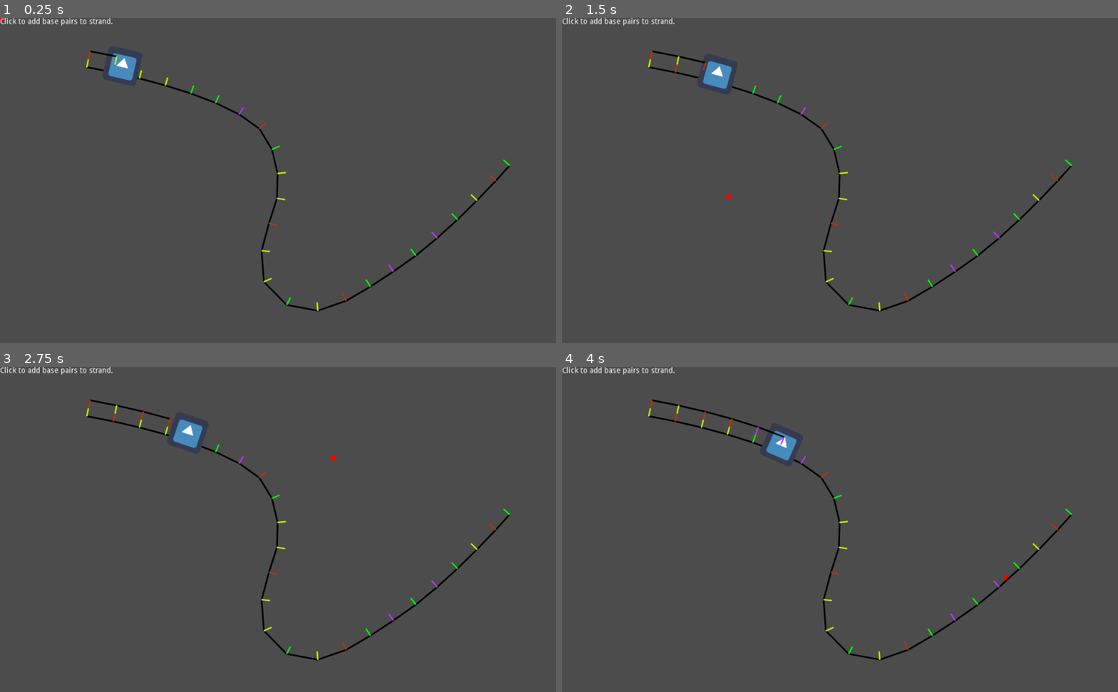
Above: before the commit, frames 1-4 (two rows, left to right).
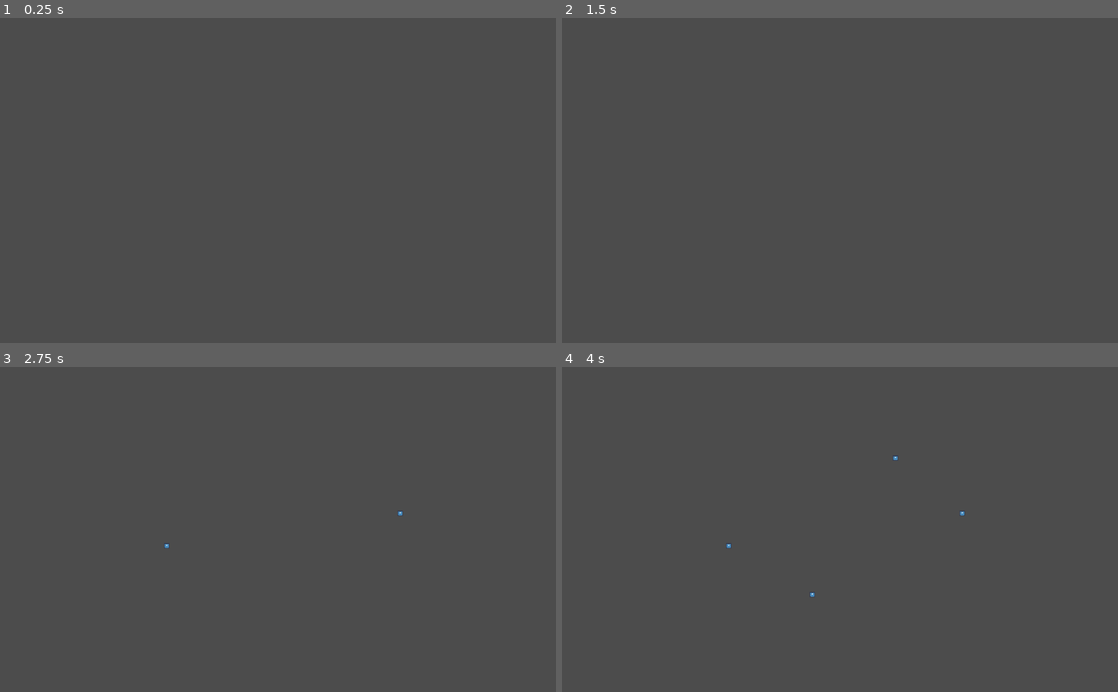
Above: after the commit, the same moments.

Repository: wormyrocks/DNAModeling
Game: Godot game, scene res://RopeTest/RopeTest.tscn
Two runs of this game, one before a commit and one after it. Both use one fixed random seed, a clock stepped at 60 frames per second and the inputs below. Before the commit the project starts from res://MainScene.tscn. The engine's default icon, where the game draws it, is replaced by a stand-in: a white triangle on a blue panel in a dark square.
Inputs (mouse positions are in pixels of both pictures, inside the frame that each line leads up to):
- Up to frame 1 (0.25 s): no input
- Up to frame 2 (1.5 s): tap Enter at 0.5, 1.25 s; move the mouse to (962, 164) at 0.52 s; click (962, 164) at 0.67 s; move the mouse to (728, 196) at 1.27 s; click (728, 196) at 1.42 s
- Up to frame 3 (2.75 s): tap Enter at 2 s; move the mouse to (333, 458) at 2.02 s; click (333, 458) at 2.17 s
- Up to frame 4 (4 s): tap Enter at 2.75, 3.5 s; move the mouse to (812, 594) at 2.77 s; click (812, 594) at 2.92 s; move the mouse to (1006, 578) at 3.52 s; click (1006, 578) at 3.67 s

The runs differ from the first frame. In frame 1, 1.4% of the frame differs, in the area x 0-92%, y 0-91%; in frame 2, 1.4%; in frame 3, 1.5%; in frame 4, 1.6%.

Commit message:
Added rope test code

Diff:
--- a/MainScene.gd
+++ b/MainScene.gd
@@ -20,8 +20,9 @@
 
 func _input(event):
 	# For debugging
-	#if event is InputEventMouseButton and event.pressed:
-	#	$Strand/StrandPath.add_point(event.position)
+	if event is InputEventMouseButton and event.pressed:
+#		$RigidBody2D.transform = event.position
+		$Strand/StrandPath.add_point(event.position)
 
 	if event is InputEventMouseMotion:
 		update()
--- a/MainScene.tscn
+++ b/MainScene.tscn
@@ -1,18 +1,44 @@
-[gd_scene load_steps=4 format=2]
+[gd_scene load_steps=5 format=2]
 
 [ext_resource path="res://ParentStrand.tscn" type="PackedScene" id=1]
 [ext_resource path="res://MainScene.gd" type="Script" id=2]
 [ext_resource path="res://DaughterStrand.tscn" type="PackedScene" id=3]
+
+[sub_resource type="RectangleShape2D" id=1]
+extents = Vector2( 98.9716, 31.3724 )
 
 [node name="MainScene" type="Node2D"]
 script = ExtResource( 2 )
 ParentStrand = ExtResource( 1 )
 DaughterStrand = ExtResource( 3 )
 
-[node name="Label" type="Label" parent="."]
-margin_right = 40.0
-margin_bottom = 14.0
-text = "Click to add base pairs to strand."
-__meta__ = {
-"_edit_use_anchors_": false
-}
+[node name="PinJoint2D" type="PinJoint2D" parent="."]
+visible = false
+position = Vector2( 262.541, 116.798 )
+node_a = NodePath("../RigidBody2D")
+node_b = NodePath("../RigidBody2D2")
+softness = 2.52
+
+[node name="RigidBody2D" type="RigidBody2D" parent="."]
+visible = false
+position = Vector2( 171.267, 116.79 )
+gravity_scale = 0.0
+
+[node name="CollisionShape2D" type="CollisionShape2D" parent="RigidBody2D"]
+shape = SubResource( 1 )
+
+[node name="Polygon2D" type="Polygon2D" parent="RigidBody2D"]
+color = Color( 0.603922, 0.0941176, 0.0941176, 1 )
+polygon = PoolVector2Array( -98.8776, -31.5865, -98.8776, 31.0603, 98.7239, 31.0603, 99.3546, -31.5865 )
+
+[node name="RigidBody2D2" type="RigidBody2D" parent="."]
+visible = false
+position = Vector2( 354.237, 117.731 )
+gravity_scale = 0.0
+
+[node name="CollisionShape2D" type="CollisionShape2D" parent="RigidBody2D2"]
+shape = SubResource( 1 )
+
+[node name="Polygon2D" type="Polygon2D" parent="RigidBody2D2"]
+color = Color( 0.145098, 0.0941176, 0.603922, 1 )
+polygon = PoolVector2Array( -98.8776, -31.5865, -98.8776, 31.0603, 98.7239, 31.0603, 99.3546, -31.5865 )
--- a/ParentStrand.gd
+++ b/ParentStrand.gd
@@ -20,6 +20,8 @@
 # Array of colors (needs to be updated to match array of points)
 var color_array
 
+var phys_array
+
 var nearest_index = 0
 
 func initialize():
@@ -33,6 +35,9 @@
 	# Set random nucleotides (for now)
 	for i in range (0, point_array.size()):
 		color_array.set(i, randi() % 4)
+		var rb = RigidBody2D.new()
+		add_child(rb)
+
 
 func calc_normal(point_index):
 	var pt0
--- a/ParentStrand.tscn
+++ b/ParentStrand.tscn
@@ -19,7 +19,7 @@
 
 [node name="Pathfollow" type="PathFollow2D" parent="."]
 position = Vector2( -34.7491, 138.285 )
-rotation = 0.214805
+rotation = 0.214809
 offset = 51.3445
 
 [node name="Polymerase" type="Sprite" parent="Pathfollow"]
--- /dev/null
+++ b/RopeTest/Rope.gd
@@ -0,0 +1,44 @@
+extends Node
+var RopePiece = preload("res://RopeTest/RopePiece.tscn")
+var piece_length := 4.0
+var rope_close_tolerance := 4.0
+var rope_parts := []
+
+onready var rope_start_piece = $RopeStartPiece
+onready var rope_end_piece = $RopeEndPiece
+
+func spawn_rope(start_pos:Vector2, end_pos: Vector2):
+	rope_start_piece.global_position = start_pos
+	rope_end_piece.global_position = end_pos
+
+	start_pos = rope_start_piece.get_node("C/J").global_position
+	end_pos = rope_end_piece.get_node("C/J").global_position
+
+	var distance = start_pos.distance_to(end_pos)
+	var segment_amount = round(distance/piece_length)
+	var spawn_angle = (end_pos-start_pos).angle() - PI/2
+	create_rope(segment_amount, rope_start_piece, end_pos, spawn_angle)
+
+func create_rope(pieces_amount: int, parent:Object, end_pos:Vector2, spawn_angle:float) -> void:
+	for i in pieces_amount:
+		parent = add_piece(parent, i, spawn_angle)
+		parent.set_name("rope_piece_"+str(i))
+		rope_parts.append(parent)
+		var joint_pos = parent.get_node("C/J").global_position
+		if joint_pos.distance_to(end_pos) < rope_close_tolerance:
+			break
+
+	rope_end_piece.get_node("C/J").node_a = rope_end_piece.get_path()
+	rope_end_piece.get_node("C/J").node_b = rope_parts[-1].get_path()
+
+func add_piece(parent:Object, id:int, spawn_angle:float) -> Object:
+	var joint : PinJoint2D = parent.get_node("C/J") as PinJoint2D
+	var piece : Object = RopePiece.instance() as Object
+	piece.global_position = joint.global_position
+	piece.rotation = spawn_angle
+	piece.parent = self
+	piece.id = id
+	add_child(piece)
+	joint.node_a = parent.get_path()
+	joint.node_b = piece.get_path()
+	return piece
--- /dev/null
+++ b/RopeTest/Rope.tscn
@@ -0,0 +1,13 @@
+[gd_scene load_steps=3 format=2]
+
+[ext_resource path="res://RopeTest/Rope.gd" type="Script" id=1]
+[ext_resource path="res://RopeTest/RopeEnd.tscn" type="PackedScene" id=2]
+
+[node name="Rope" type="Node2D"]
+script = ExtResource( 1 )
+
+[node name="RopeStartPiece" parent="." instance=ExtResource( 2 )]
+position = Vector2( -28.9995, -29.7903 )
+
+[node name="RopeEndPiece" parent="." instance=ExtResource( 2 )]
+position = Vector2( 69.8904, -34.6903 )
--- /dev/null
+++ b/RopeTest/RopeEnd.tscn
@@ -0,0 +1,21 @@
+[gd_scene load_steps=3 format=2]
+
+[ext_resource path="res://icon.png" type="Texture" id=1]
+
+[sub_resource type="CircleShape2D" id=1]
+radius = 5.0
+
+[node name="RopeEndPiece" type="RigidBody2D"]
+collision_layer = 0
+collision_mask = 0
+mode = 1
+
+[node name="C" type="CollisionShape2D" parent="."]
+shape = SubResource( 1 )
+disabled = true
+
+[node name="J" type="PinJoint2D" parent="C"]
+
+[node name="Sprite" type="Sprite" parent="."]
+scale = Vector2( 0.161543, 0.15965 )
+texture = ExtResource( 1 )
--- /dev/null
+++ b/RopeTest/RopePiece.tscn
@@ -0,0 +1,21 @@
+[gd_scene load_steps=3 format=2]
+
+[ext_resource path="res://RopeTest/RopeSegment.gd" type="Script" id=1]
+
+[sub_resource type="CapsuleShape2D" id=1]
+radius = 2.0
+height = 2.0
+
+[node name="RopePiece" type="RigidBody2D"]
+angular_damp = 1.0
+script = ExtResource( 1 )
+
+[node name="C" type="CollisionShape2D" parent="."]
+position = Vector2( 0, 3 )
+shape = SubResource( 1 )
+disabled = true
+
+[node name="J" type="PinJoint2D" parent="C"]
+position = Vector2( 0, 3 )
+bias = 0.1
+softness = 0.1
--- /dev/null
+++ b/RopeTest/RopeSegment.gd
@@ -0,0 +1,4 @@
+extends RigidBody2D
+
+var id := -1
+var parent : Object = null
--- /dev/null
+++ b/RopeTest/RopeTest.gd
@@ -0,0 +1,18 @@
+# https://www.youtube.com/watch?v=Dh9KotU2m1o
+extends Node2D
+
+var Rope = preload("res://RopeTest/Rope.tscn")
+var start_pos := Vector2.ZERO
+var end_pos := Vector2.ZERO
+
+func _input(event):
+	if event is InputEventMouseButton and !event.is_pressed():
+		if start_pos == Vector2.ZERO:
+			start_pos = get_global_mouse_position()
+		elif end_pos == Vector2.ZERO:
+			end_pos = get_global_mouse_position()
+			var rope = Rope.instance()
+			add_child(rope)
+			rope.spawn_rope(start_pos,end_pos)
+			start_pos = Vector2.ZERO
+			end_pos = Vector2.ZERO
--- /dev/null
+++ b/RopeTest/RopeTest.tscn
@@ -0,0 +1,13 @@
+[gd_scene load_steps=3 format=2]
+
+[ext_resource path="res://RopeTest/RopeTest.gd" type="Script" id=1]
+[ext_resource path="res://RopeTest/RopeEnd.tscn" type="PackedScene" id=2]
+
+[node name="Node2D" type="Node2D"]
+script = ExtResource( 1 )
+
+[node name="RopeStartPiece" parent="." instance=ExtResource( 2 )]
+position = Vector2( 228.373, -33.5402 )
+
+[node name="RopeEndPiece" parent="." instance=ExtResource( 2 )]
+position = Vector2( 125.624, -33.0001 )
--- a/project.godot
+++ b/project.godot
@@ -16,7 +16,7 @@
 [application]
 
 config/name="DNAModeling"
-run/main_scene="res://MainScene.tscn"
+run/main_scene="res://RopeTest/RopeTest.tscn"
 config/icon="res://icon.png"
 
 [rendering]
